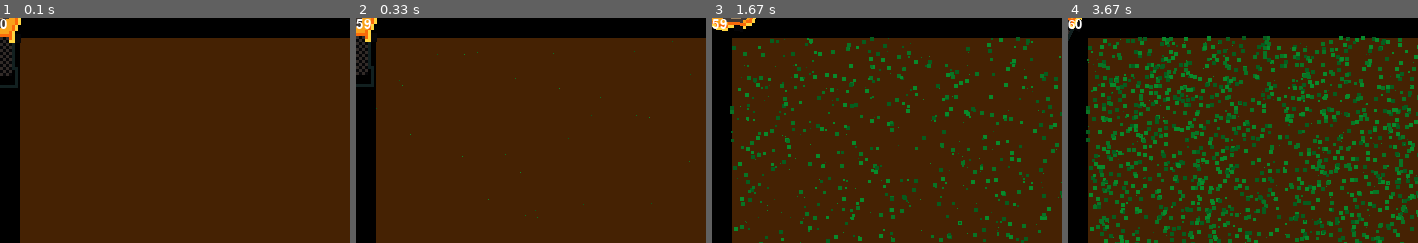
Above: before the commit, frames 1-4 (left to right).
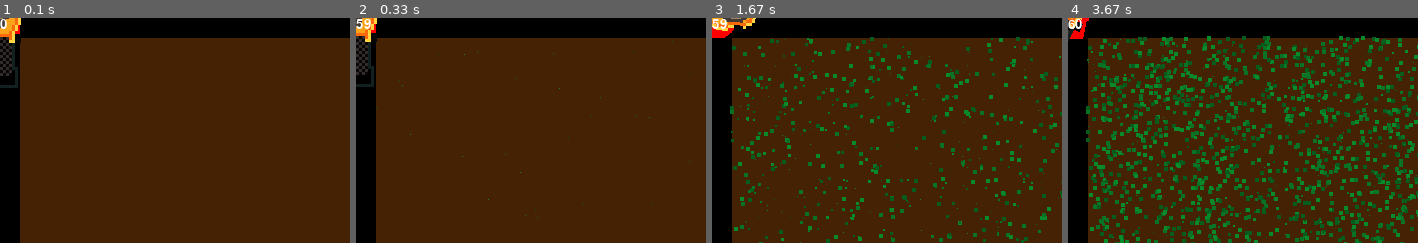
Above: after the commit, the same moments.

Repository: Acaippa/pygame-lawnmower
Game: pygame game, started from ver 0.2/main.py
Same seed, same stepped clock (60 frames per second), same inputs: the game is played once before the commit and once after it.
Inputs:
- Up to frame 1 (0.1 s): no input
- Up to frame 2 (0.33 s): no input
- Up to frame 3 (1.67 s): hold Right 0.33-0.8 s; hold Up 0.83-1.13 s; hold Right 1.17-1.63 s
- Up to frame 4 (3.67 s): hold Left 1.67-2.2 s; hold Down 2.23-2.53 s; hold Left 2.57-2.97 s; hold Up 3-3.37 s; hold Right from 3.4 s (still down)
The pictures show only the part of the screen within x 0-50%, y 0-50%; the shares and areas given below are measured in that part.

The runs differ from the first frame. In frame 1, less than 0.1% of the frame differs, in the area x 4-6%, y 3-8%; in frame 2, less than 0.1%; in frame 3, 0.2%; in frame 4, 0.2%, in the area x 0-6%, y 0-10%.

Commit message:
Sync git

Diff:
--- a/ver 0.2/modules/mower.py
+++ b/ver 0.2/modules/mower.py
@@ -2,6 +2,7 @@
 import math
 from settings import*
 from random import*
+from modules.particles import*
 
 class Mower(pygame.sprite.Sprite):
 	def __init__(self, image, pos): # Abstract mower class.
@@ -34,10 +35,16 @@
 
 		self.on_bool = True
 
+		self.particles_spawner = ParticleSpawner()
+
 	def update(self, dt):
 		self.delta_time = dt
 
 		self.process_input()
+
+		self.particles_spawner.spawn_particles(pos = self.pos)
+
+		self.particles_spawner.update(self.delta_time)
 
 		self.rotate()
 
--- /dev/null
+++ b/ver 0.2/modules/particles.py
@@ -0,0 +1,67 @@
+import pygame
+from random import*
+from math import*
+
+class Particle: # Particle moving in a certain direction at a certain speed for a certain time.
+	def __init__(self, pos, angle, ttl, velocity, size, color, image = None):
+		self.display_surface = pygame.display.get_surface()
+		if image != None:
+			self.image = image
+		else:
+			self.image = pygame.Surface((size, size))
+			self.color = color
+			self.image.fill(self.color)
+
+		self.pos = pos
+
+		self.angle = angle
+
+		self.velocity = velocity # Pixels per second.
+
+		self.time_to_live = ttl # The time the particle will be alive in seconds.
+
+		self.time_alive = 0 # Time alive in seconds.
+
+		self.delta_time = 0
+
+	def update(self, dt):
+		self.delta_time = dt
+
+		self.pos = self.pos[0] - (self.velocity * cos(self.angle)) * self.delta_time, self.pos[1] - (self.velocity * sin(self.angle)) * self.delta_time
+
+		self.draw()
+
+	def draw(self):
+		self.display_surface.blit(self.image, self.pos)
+
+class ParticleSpawner:
+	def __init__(self): # Spawns particles.
+		self.display_surface = pygame.display.get_surface()
+
+		self.delta_time = 0
+
+		self.particle_list = []
+
+
+	def update(self, dt):
+		self.delta_time = dt
+
+		self.update_particles()
+
+	def draw(self):
+		pass
+
+	def spawn_particles(self, **kwargs):
+		position = kwargs.get("pos", (0, 0))
+		angle = kwargs.get("angle", 0)
+		time_to_live = kwargs.get("ttl", 3)
+		velocity = kwargs.get("velocity", 10)
+		size = kwargs.get("size", 20)
+		color = kwargs.get("color", "#ff0000")
+		image = kwargs.get("image", None)
+
+		self.particle_list.append(Particle(position, angle, time_to_live, velocity, size, color, image))
+
+	def update_particles(self):
+		for particle in self.particle_list:
+			particle.update(self.delta_time)
